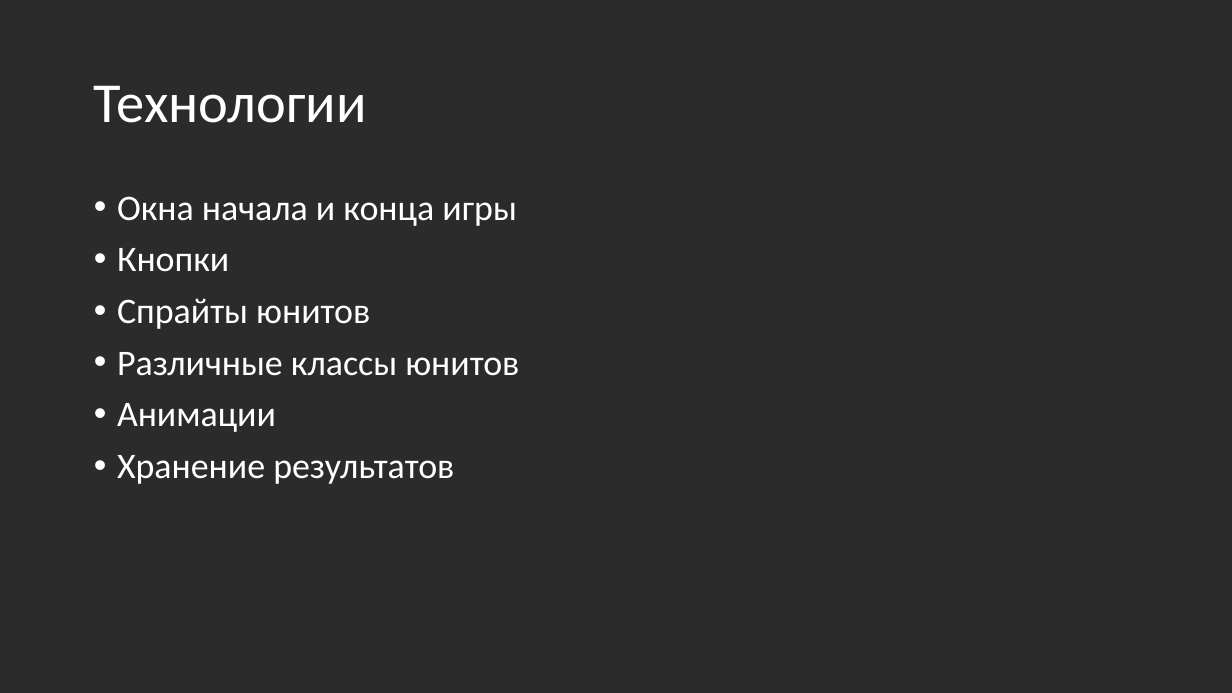
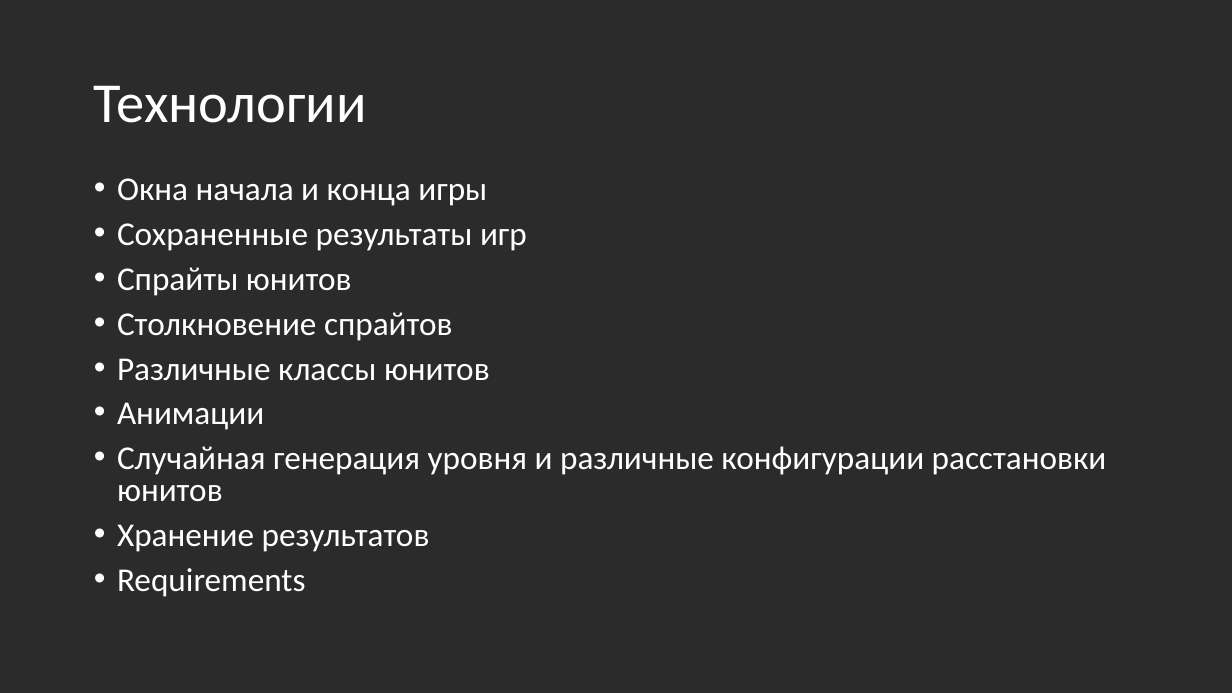
Before and after one commit to leniks/game, a slide deck: slide 4 of Проект игра на Pygame презентация.pptx. Drawn at 1232x693 pixels with LibreOffice and Linux fonts; fonts in the diff are those of the drawing; background and template pictures are left out; a plain dark background stands for a picture behind light text. Boxes give left, top, right and bottom in pixels: in the first picture for what was removed or moved away, otherwise in the second. Text is boxed around its words. In the diff, an @@ line names an element or a change of style, - is before the commit and + after.

```diff
--- a/Проект игра на Pygame презентация.pptx
+++ b/Проект игра на Pygame презентация.pptx
@@ text "Окна начала и конца игры": place and size @@
-text "Окна начала и конца игры" at bbox=[117, 196, 519, 484]
+text "Окна начала и конца игры" at bbox=[117, 178, 1107, 597]
@@ text at bbox=[117, 178, 490, 552]: size 28 to 25.9 pt in "Окна начала и конца игры", "Спрайты юнитов", "Различные классы юнитов", "Анимации" and 1 more places; line spacing 0.9 to 0.8 @@
@@ text at bbox=[117, 223, 527, 251]: text changed; size 28 to 25.9 pt @@
-• Кнопки
+• Сохраненные результаты игр
@@ text at bbox=[117, 312, 453, 341]: paragraph added @@
+• Столкновение спрайтов
@@ text at bbox=[117, 446, 1107, 501]: paragraph added @@
+• Случайная генерация уровня и различные конфигурации расстановки юнитов
@@ text at bbox=[117, 568, 306, 597]: paragraph added @@
+• Requirements
```
Also in this commit, not shown: 1 other slide changed, 1 other file.
